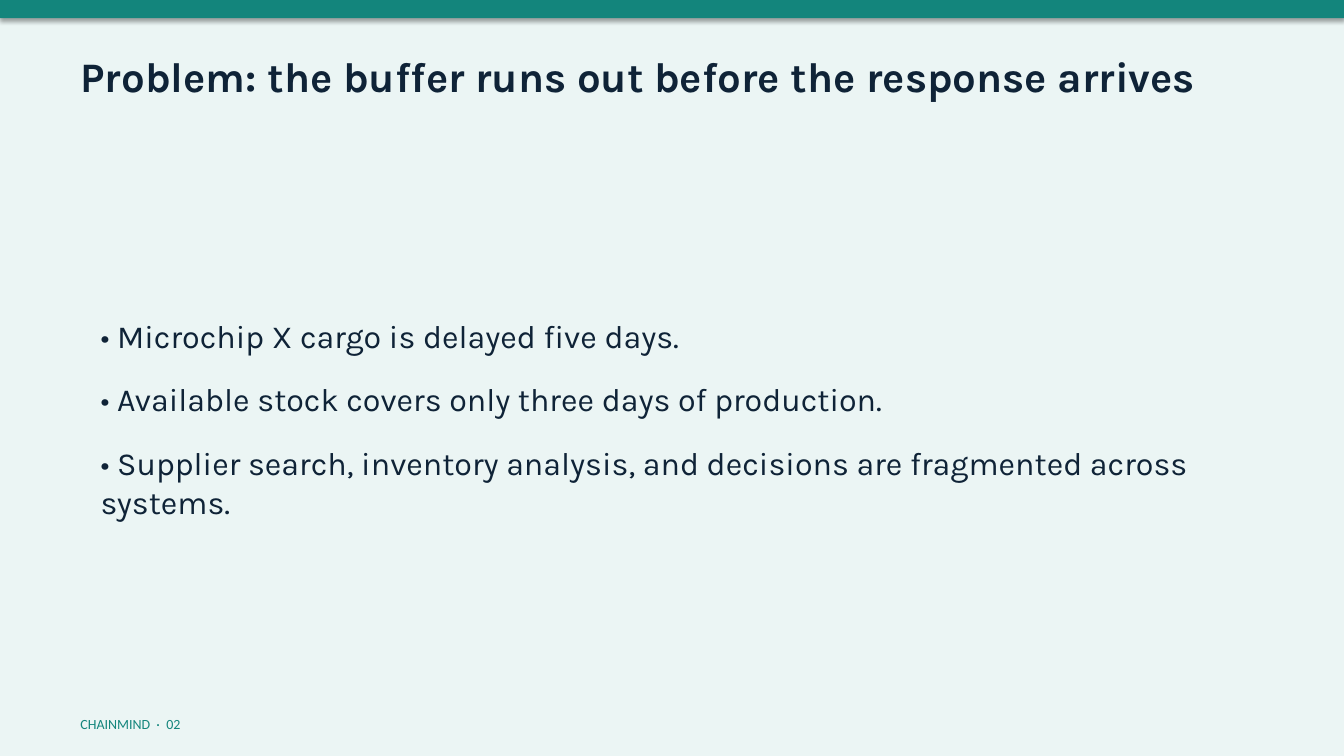
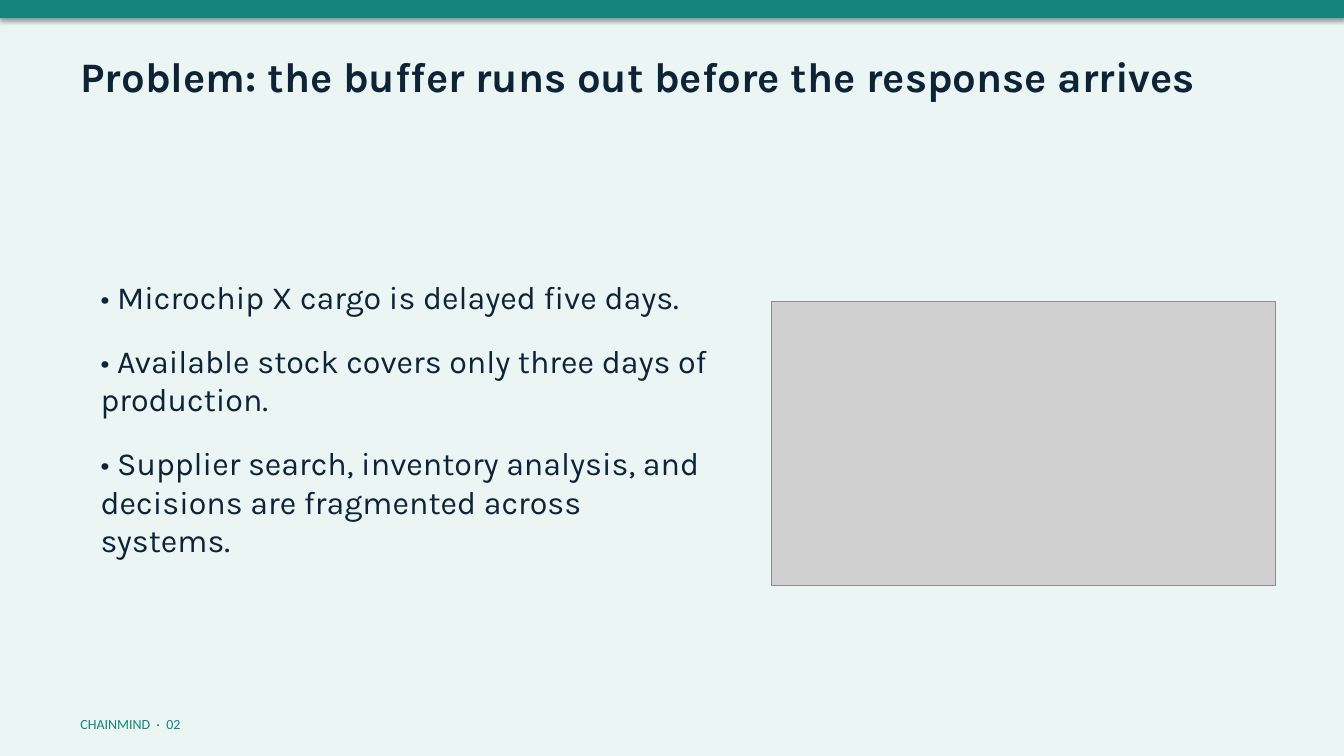
Before and after one commit to Erlangga31/ChainMind, a slide deck: slide 2 of docs/slides/ChainMind_Pitch_EN.pptx. Drawn at 1344x756 pixels with LibreOffice and Linux fonts; fonts in the diff are those of the drawing; grey boxes stand for pictures. Boxes give left, top, right and bottom in pixels: in the first picture for what was removed or moved away, otherwise in the second. Text is boxed around its words. In the diff, an @@ line names an element or a change of style, - is before the commit and + after.

```diff
--- a/docs/slides/ChainMind_Pitch_EN.pptx
+++ b/docs/slides/ChainMind_Pitch_EN.pptx
@@ text "• Microchip X cargo is ..." rewrapped from bbox=[101, 326, 1187, 522] to bbox=[101, 287, 707, 560] @@
@@ picture added at bbox=[771, 301, 1275, 585] @@
```
Also in this commit, not shown: 3 other slides changed, 48 other files.
